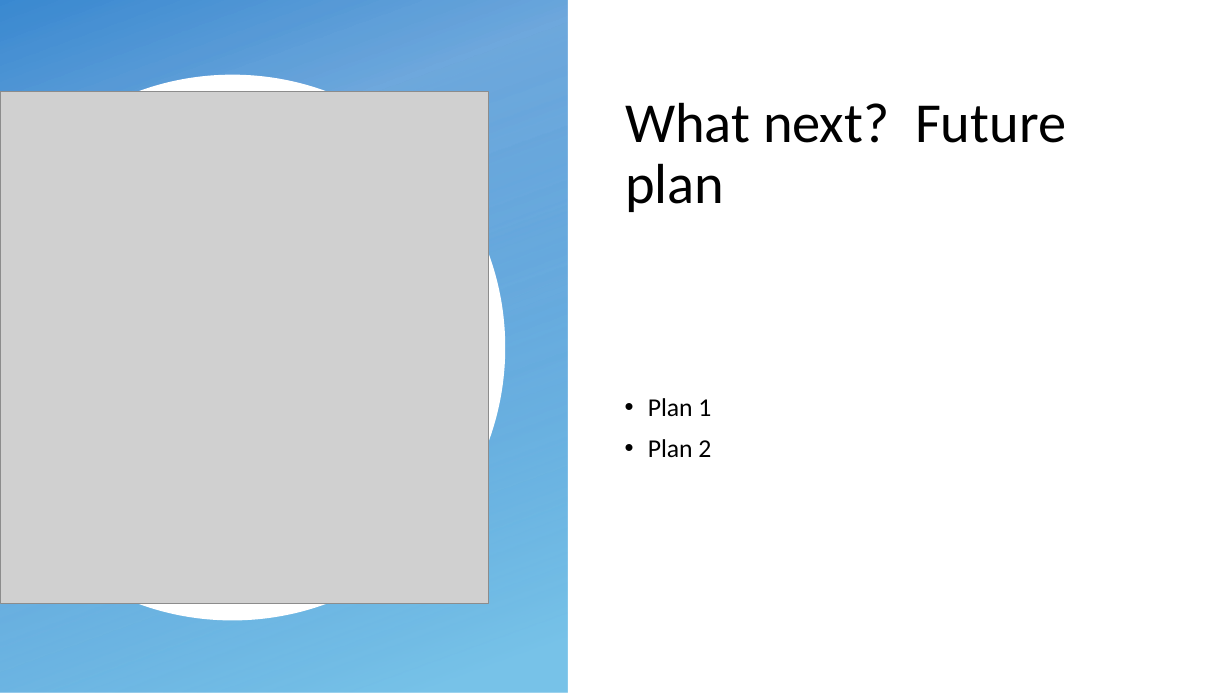
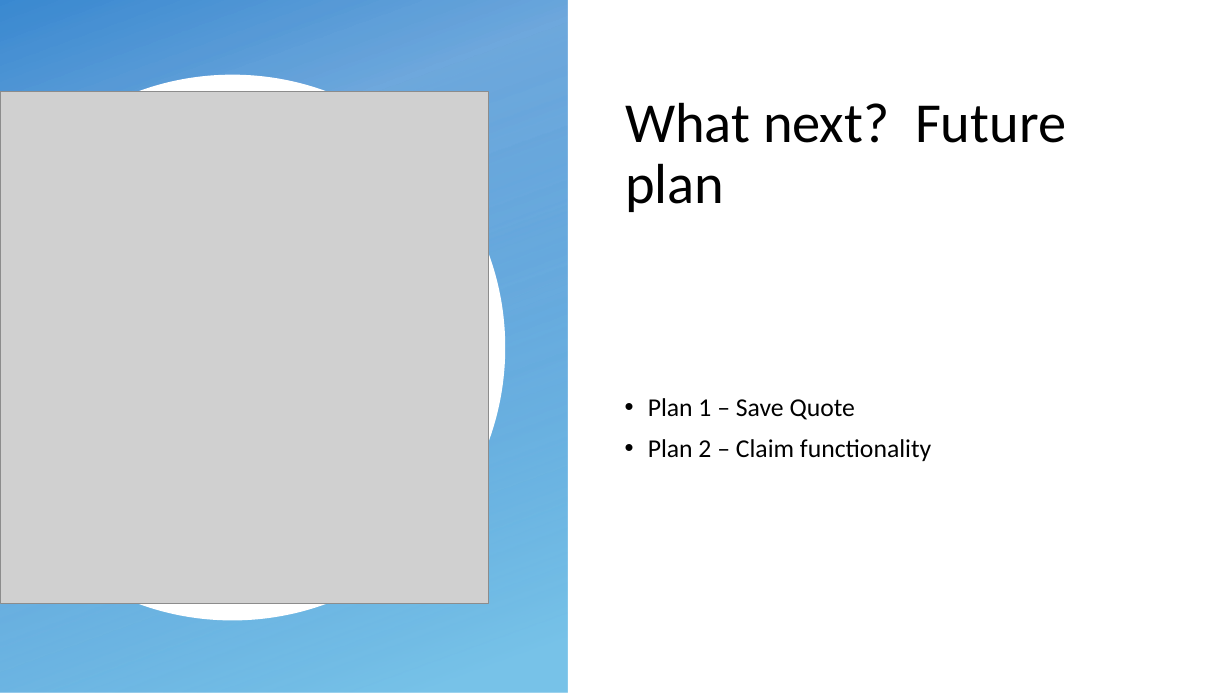
Before and after one commit to shahriteshj/InsurancePortal, a slide deck: slide 10 of Material/JP-Project-Presentation-Template.pptx (slide 11 before the commit). Drawn at 1232x693 pixels with LibreOffice and Linux fonts; fonts in the diff are those of the drawing; grey boxes stand for pictures; background and template pictures are left out. Boxes give left, top, right and bottom in pixels: in the first picture for what was removed or moved away, otherwise in the second. Text is boxed around its words. In the diff, an @@ line names an element or a change of style, - is before the commit and + after.

```diff
--- a/Material/JP-Project-Presentation-Template.pptx
+++ b/Material/JP-Project-Presentation-Template.pptx
@@ text at (648, 398, 931, 461): text changed @@
-• Plan 1
-• Plan 2
+• Plan 1 – Save Quote
+• Plan 2 – Claim functionality
```
Also in this commit, not shown: 5 other slides changed, 1 slide removed, 3 other files.
